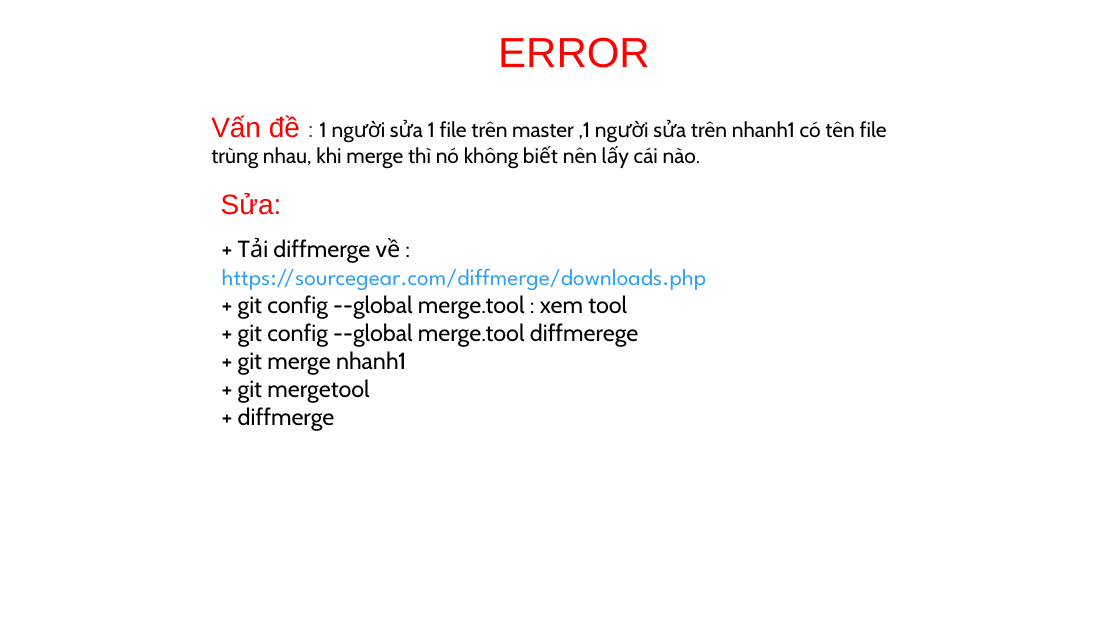
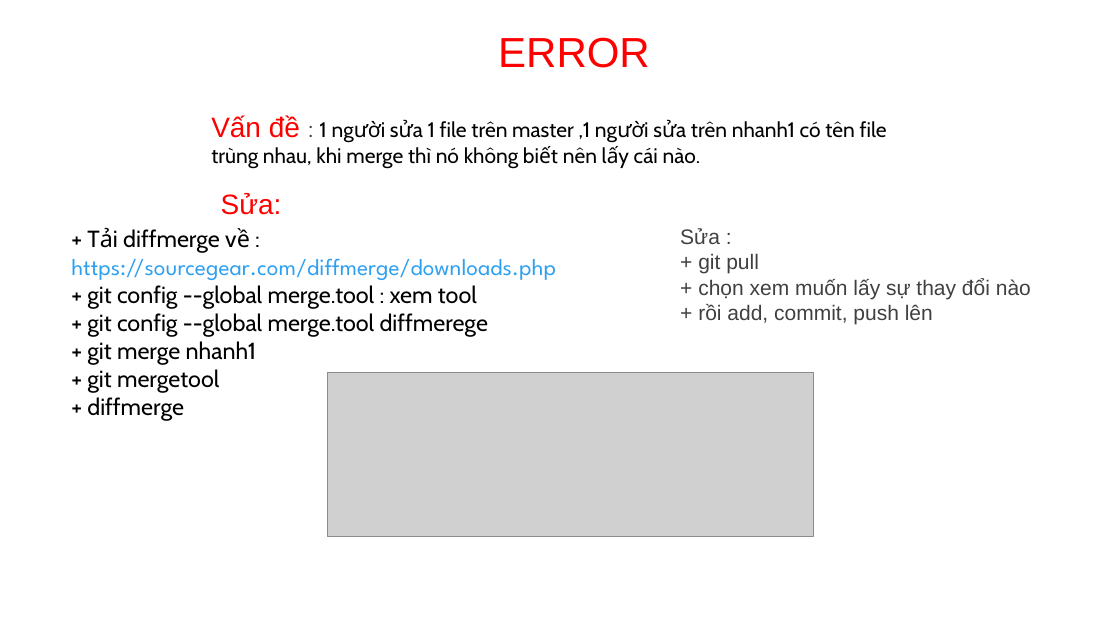
Before and after one commit to VANTHO15/git, a slide deck: slide 39 of Git&Github.pptx (slide 38 before the commit). Drawn at 1120x630 pixels with LibreOffice and Linux fonts; fonts in the diff are those of the drawing; grey boxes stand for pictures; background and template pictures are left out. Boxes give left, top, right and bottom in pixels: in the first picture for what was removed or moved away, otherwise in the second. Text is boxed around its words. In the diff, an @@ line names an element or a change of style, - is before the commit and + after.

Commit message:
change file

```diff
--- a/Git&Github.pptx
+++ b/Git&Github.pptx
@@ text "+ Tải diffmerge về : ...": place and size @@
-text "+ Tải diffmerge về : ..." at <box>222,239,707,431</box>
+text "+ Tải diffmerge về : ..." at <box>71,229,556,421</box>
@@ text added at <box>680,228,1031,324</box>, 18 pt, text #404040 @@
+Sửa :
++ git pull
++ chọn xem muốn lấy sự thay đổi nào
++ rồi add, commit, push lên
@@ picture added at <box>328,372,813,536</box> @@
```
Also in this commit, not shown: 2 slides added.
